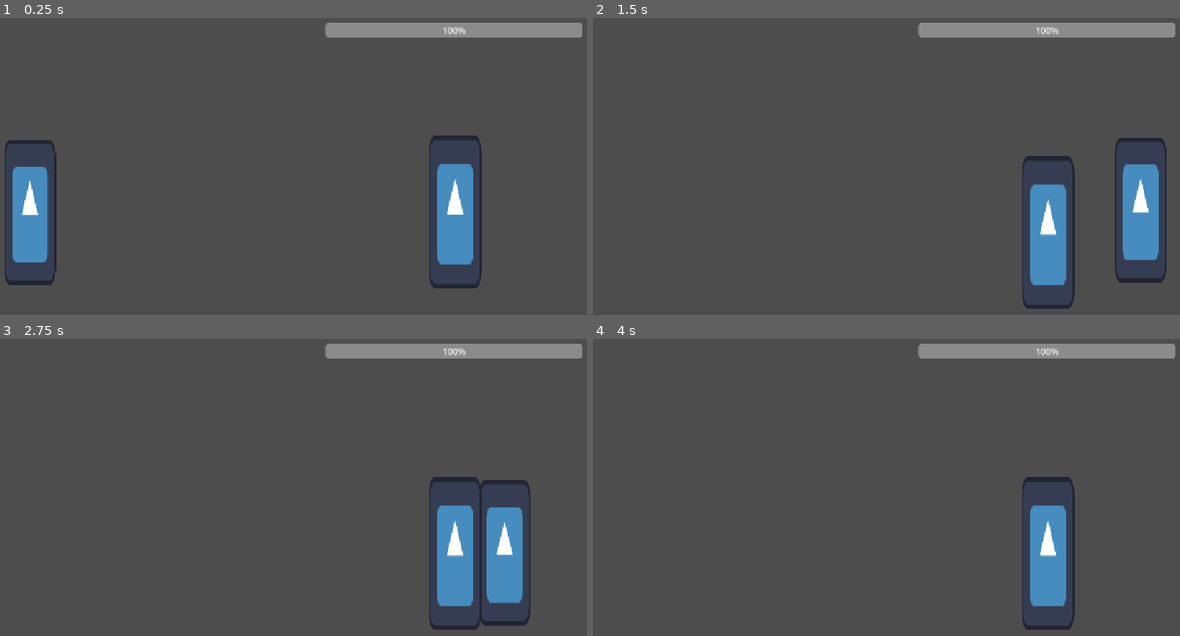
Above: before the commit, frames 1-4 (two rows, left to right).
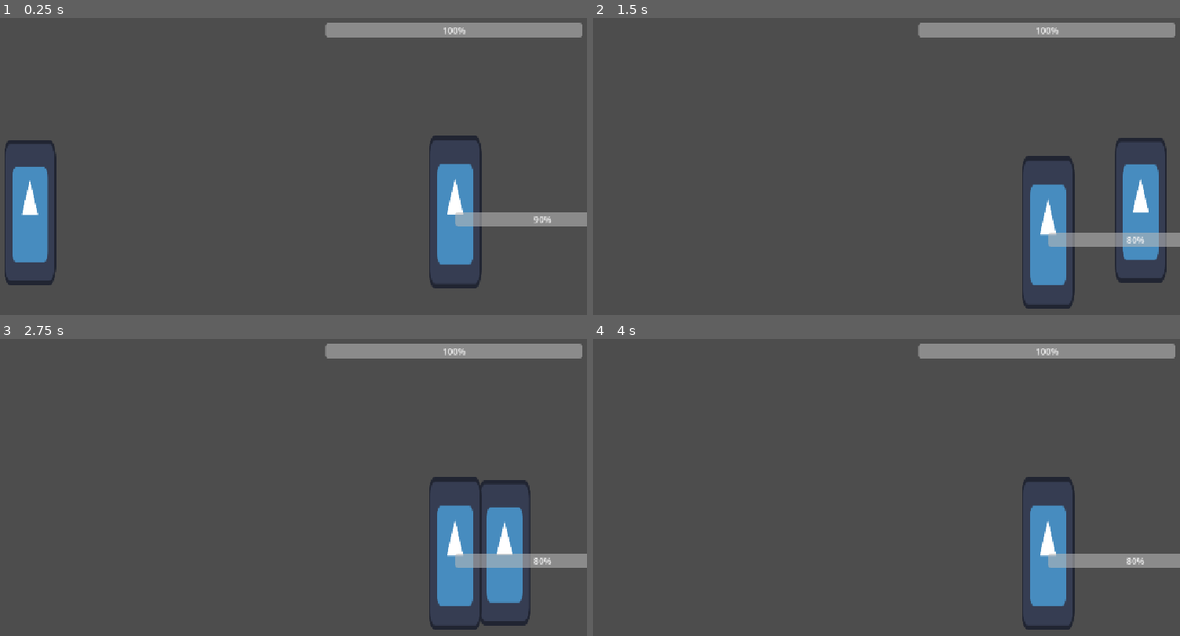
Above: after the commit, the same moments.

Repository: notfroogs/Sardine-Studio
Game: Godot game, scene res://scenes/fighter_main.tscn
Same seed, same stepped clock (60 frames per second), same inputs: the game is played once before the commit and once after it. The project has no main scene, so this scene is started directly. The engine's default icon, where the game draws it, is replaced by a stand-in: a white triangle on a blue panel in a dark square.
Inputs:
- Up to frame 1 (0.25 s): no input
- Up to frame 2 (1.5 s): tap Enter (ui_accept) at 0.5 s; hold X (attack) 0.53-1.28 s; hold Right (move_right) from 0.53 s (still down); tap Space (jump) at 0.77 s; tap X (attack) at 1.35 s
- Up to frame 3 (2.75 s): tap Space (jump) at 1.52 s; tap Enter (ui_accept) at 2 s; release Right (move_right) at 2.03 s; hold Left (move_left) from 2.03 s (still down); hold X (attack) from 2.03 s (still down)
- Up to frame 4 (4 s): release Left (move_left) at 2.78 s; release X (attack) at 2.78 s; hold Right (move_right) from 2.78 s (still down); tap X (attack) at 2.85 s; tap Space (jump) at 3.02, 3.77 s; tap Enter (ui_accept) at 3.5 s; hold X (attack) from 3.53 s (still down)

The runs differ from the first frame. In frame 1, 1.1% of the frame differs, in the area x 77-100%, y 65-71%; in frame 2, 1.1%; in frame 3, 1.1%; in frame 4, 1.1%, in the area x 77-100%, y 72-78%.

Commit message:
enemy HP

Diff:
--- a/sardine-studio/scenes/enemy_placeholder.gd
+++ b/sardine-studio/scenes/enemy_placeholder.gd
@@ -4,6 +4,7 @@
 const SPEED = 300.0
 const JUMP_VELOCITY = -400.0
 
+@onready var progress_bar: ProgressBar = $enemybar
 
 
 func _physics_process(delta: float) -> void:
@@ -26,3 +27,4 @@
 	move_and_slide()
 func take_dammage(amount:int) -> void:
 	print("Enemy dammage: ", amount)
+	progress_bar.value -= amount
--- a/sardine-studio/scenes/enemy_placeholder.tscn
+++ b/sardine-studio/scenes/enemy_placeholder.tscn
@@ -43,3 +43,8 @@
 scale = Vector2(4.0926075, 13.545079)
 shape = SubResource("RectangleShape2D_muyt2")
 debug_color = Color(0.30283797, 0.49597198, 1, 0.41960785)
+
+[node name="enemybar" type="ProgressBar" parent="."]
+offset_right = 321.0
+offset_bottom = 27.0
+value = 100.0
